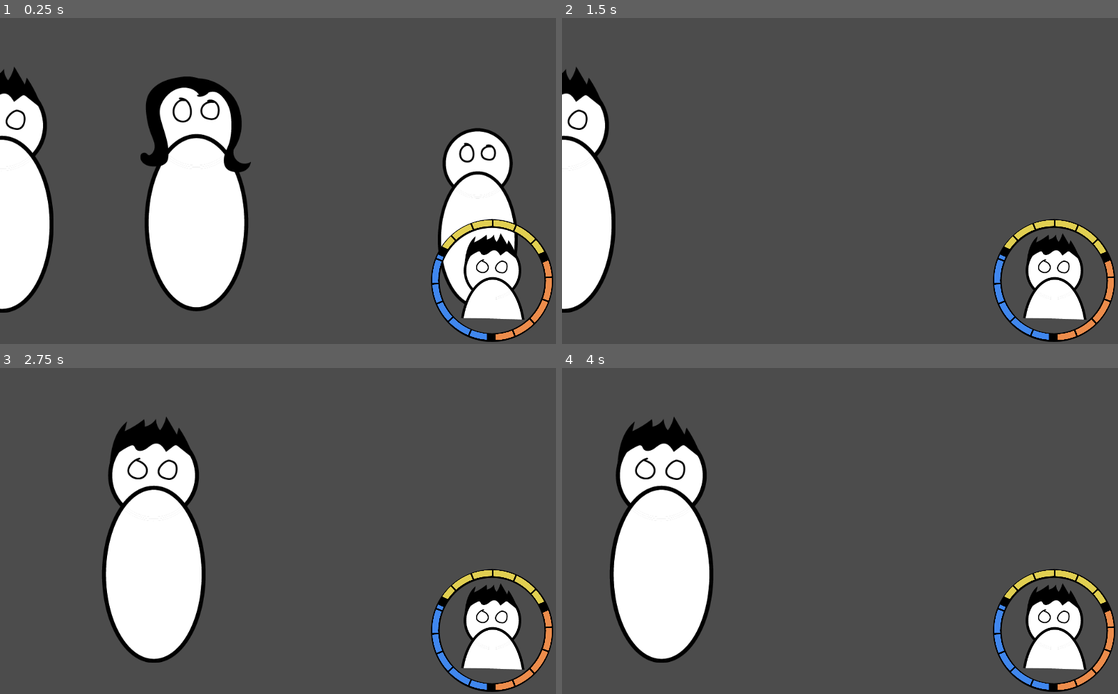
Above: before the commit, frames 1-4 (two rows, left to right).
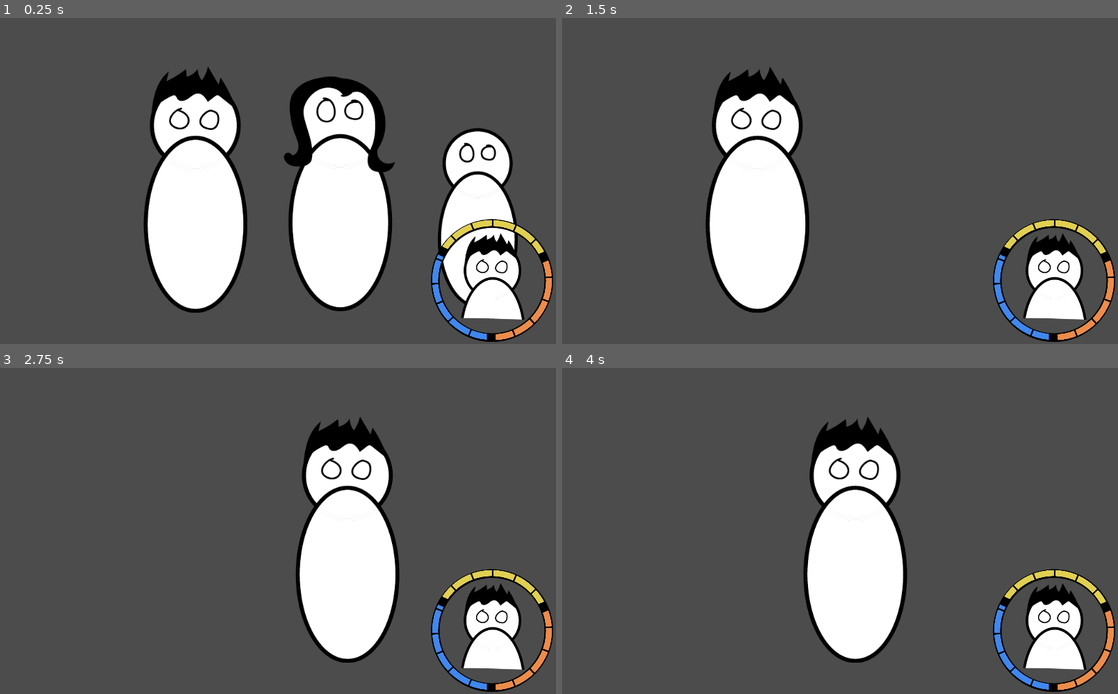
Above: after the commit, the same moments.

Repository: Arrotla/Juego_Espacio
Game: Godot game, scene res://scenes/General.tscn
Two runs of this game, one before a commit and one after it. Both use one fixed random seed, a clock stepped at 60 frames per second and the inputs below.
Inputs (mouse positions are in pixels of both pictures, inside the frame that each line leads up to):
- Up to frame 1 (0.25 s): no input
- Up to frame 2 (1.5 s): click (1056, 278) at 0.5 s; click (840, 132) at 1.25 s
- Up to frame 3 (2.75 s): tap Enter at 2 s; hold D (right) from 2.03 s (still down)
- Up to frame 4 (4 s): release D (right) at 2.78 s; hold A (left) 2.78-3.53 s; hold D (right) from 3.53 s (still down)

The runs differ from the first frame. In frame 1, 19% of the frame differs, in the area x 0-71%, y 14-91%; in frame 2, 17%; in frame 3, 22%; in frame 4, 22%, in the area x 8-63%, y 14-91%.

Commit message:
Update General.tscn

Diff:
--- a/scenes/General.tscn
+++ b/scenes/General.tscn
@@ -92,7 +92,7 @@
 position = Vector2( 360, 316 )
 
 [node name="Mama_Move" parent="personajes" instance=ExtResource( 3 )]
-position = Vector2( 360, 324 )
+position = Vector2( 624.866, 324 )
 
 [node name="Hijo_Move" parent="personajes" instance=ExtResource( 4 )]
 position = Vector2( 880, 368 )
@@ -119,7 +119,7 @@
 }
 
 [node name="Camera2D" type="Camera2D" parent="."]
-position = Vector2( 517.918, 296.334 )
+position = Vector2( 512.255, 300.109 )
 
 [connection signal="pressed" from="RadialMenu/Circle/icons/Papa" to="." method="_on_Papa_pressed"]
 [connection signal="pressed" from="RadialMenu/Circle/icons/Mama" to="." method="_on_Mama_pressed"]
